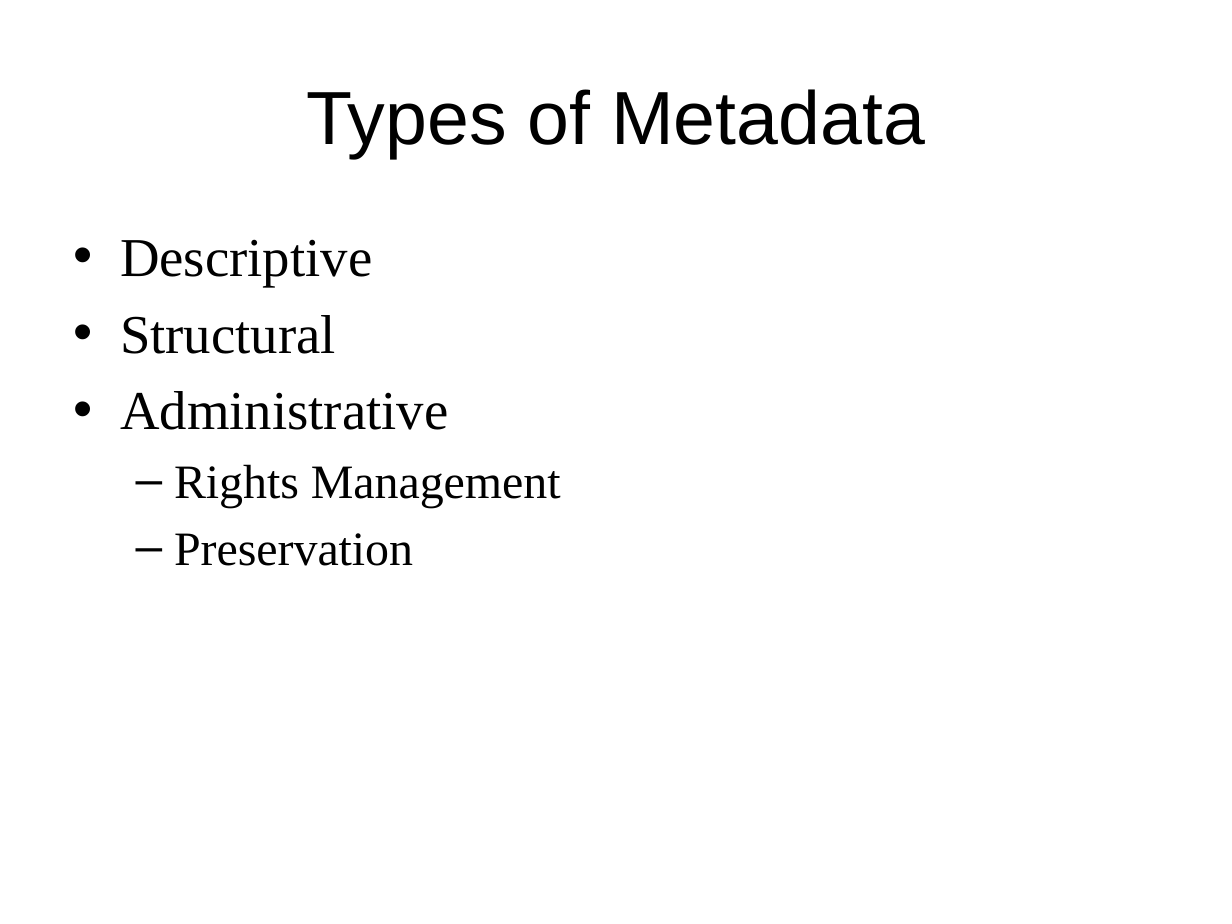
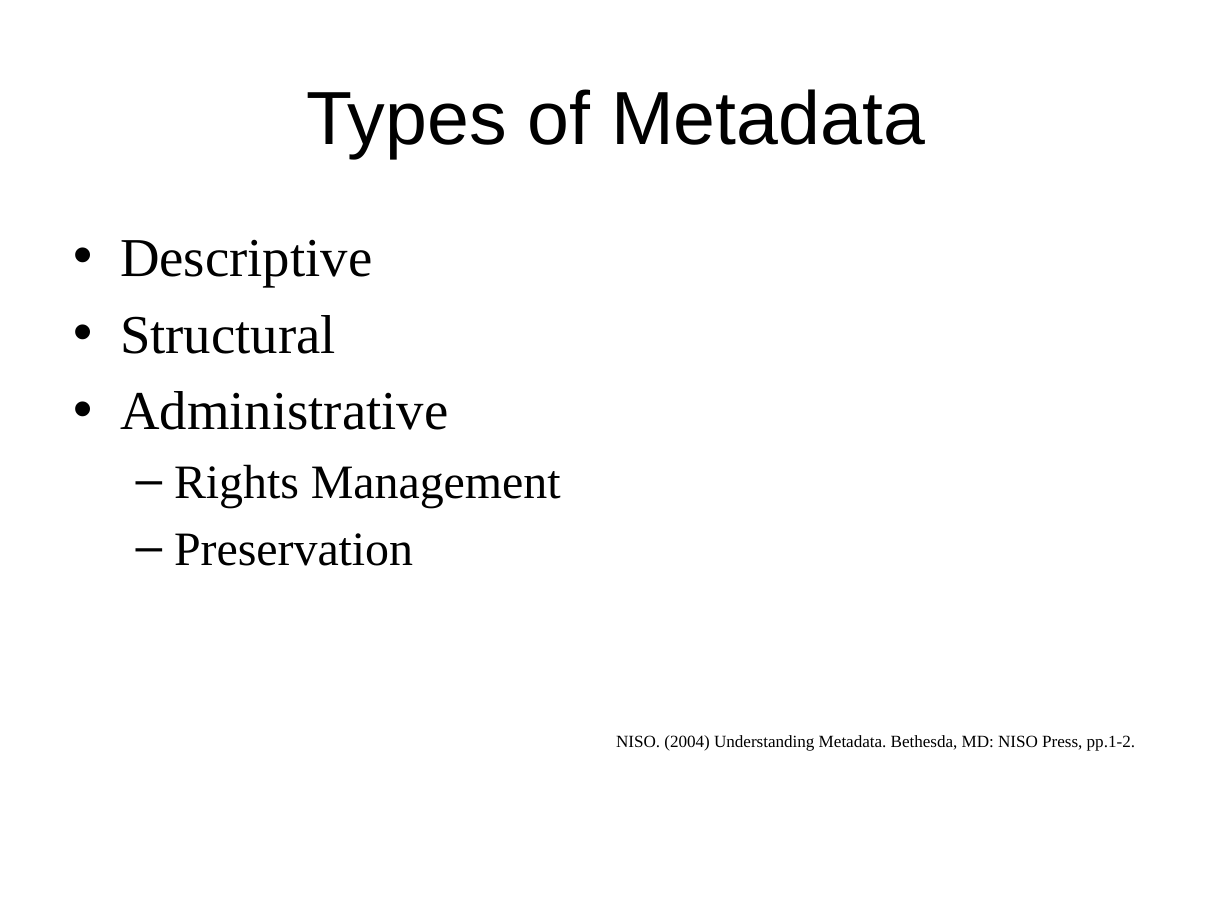
Before and after one commit to DataCurationWorkshop/HongKongCurationWorkshop, a slide deck: slide 6 of Day_2/Day_2_Lectures/Day_2_Metadata_Intro.pptx. Drawn at 1232x924 pixels with LibreOffice and Linux fonts; fonts in the diff are those of the drawing; background and template pictures are left out. Boxes give left, top, right and bottom in pixels: in the first picture for what was removed or moved away, otherwise in the second. Text is boxed around its words. In the diff, an @@ line names an element or a change of style, - is before the commit and + after.

Commit message:
push metadata slides

```diff
--- a/Day_2/Day_2_Lectures/Day_2_Metadata_Intro.pptx
+++ b/Day_2/Day_2_Lectures/Day_2_Metadata_Intro.pptx
@@ text added at (x1=616, y1=735, x2=1135, y2=751), 10 pt, text #000000 @@
+NISO. (2004) Understanding Metadata. Bethesda, MD: NISO Press, pp.1-2.
```
